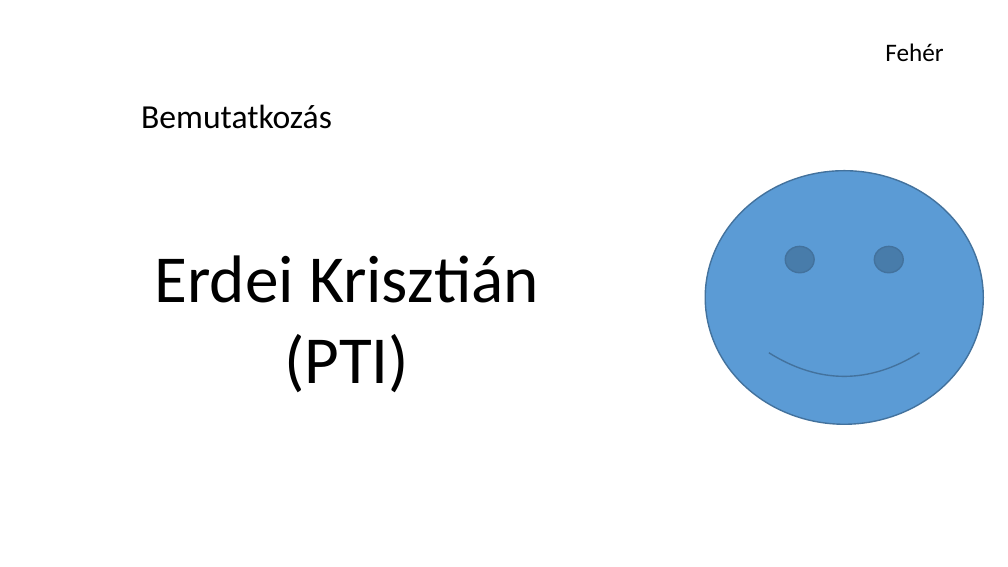
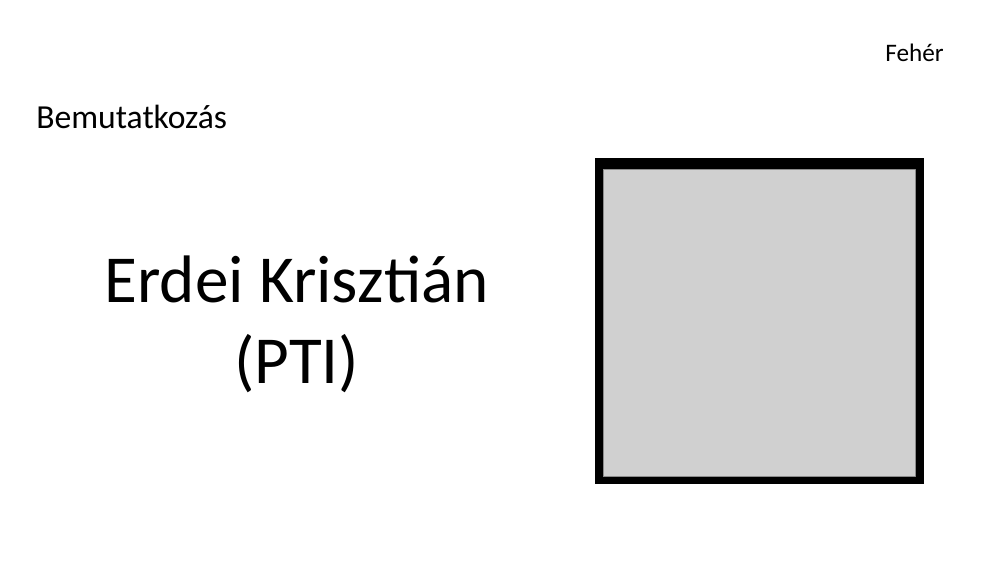
Before and after one commit to schonherz-java-ee-2016-spring/sandbox, a slide deck: slide 2 of krisztianerdei/erdeiKrisztián 0.01.pptx. Drawn at 1008x567 pixels with LibreOffice and Linux fonts; fonts in the diff are those of the drawing; grey boxes stand for pictures; background and template pictures are left out. Boxes give left, top, right and bottom in pixels: in the first picture for what was removed or moved away, otherwise in the second. Text is boxed around its words. In the diff, an @@ line names an element or a change of style, - is before the commit and + after.

```diff
--- a/krisztianerdei/erdeiKrisztián 0.01.pptx
+++ b/krisztianerdei/erdeiKrisztián 0.01.pptx
@@ subtitle "Bemutatkozás" at box(36, 104, 227, 129): alignment centre to left @@
@@ rectangle added at box(595, 157, 925, 485), fill #000000, outline #FFFFFF 1 pt @@
@@ picture added at box(604, 169, 915, 477) @@
@@ smiley face removed at box(706, 170, 984, 424) @@
@@ text "Erdei Krisztián": place and size @@
-text "Erdei Krisztián" at box(155, 255, 539, 392)
+text "Erdei Krisztián" at box(105, 255, 489, 392)
```
Also in this commit, not shown: 5 other slides changed.
